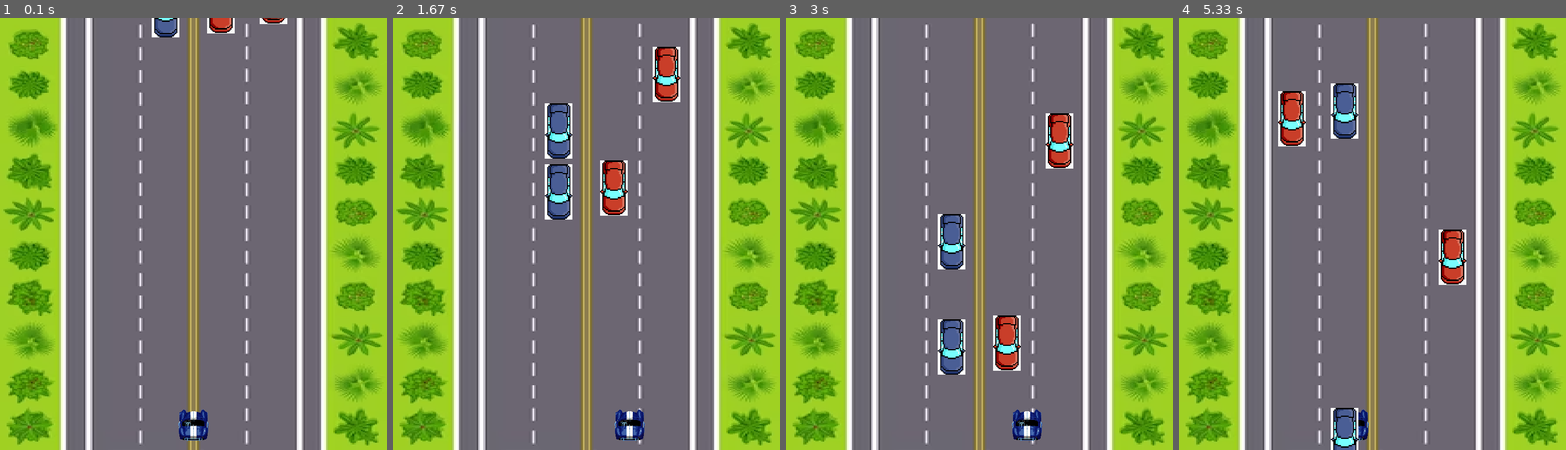
Above: before the commit, frames 1-4 (left to right).
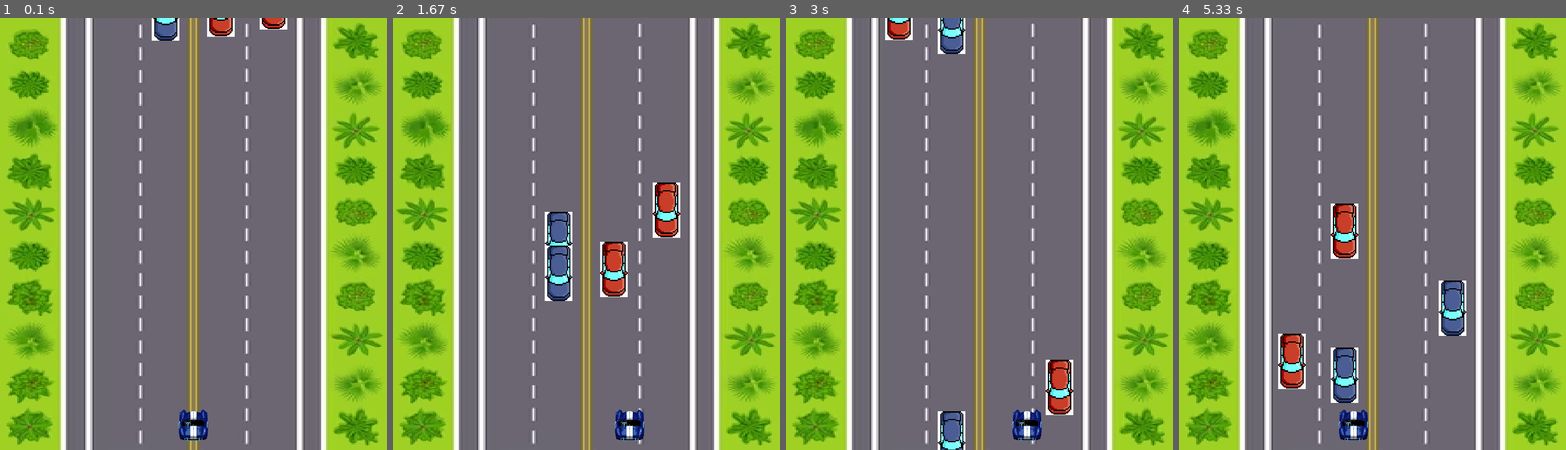
Above: after the commit, the same moments.

Repository: Bruno-Franzo/Pygame.carrinho
Game: pygame game, started from OJOGO.py
Two runs of this game, one before a commit and one after it. Both use one fixed random seed, a clock stepped at 60 frames per second and the inputs below.
Inputs:
- Up to frame 1 (0.1 s): no input
- Up to frame 2 (1.67 s): hold Right 0.33-0.8 s; hold Right 0.83-1.3 s; hold Left from 1.33 s (still down)
- Up to frame 3 (3 s): release Left at 1.87 s; hold Left 1.9-2.3 s; hold Right 2.33-2.97 s
- Up to frame 4 (5.33 s): hold Left 3-3.47 s; hold Right 3.5-3.97 s; hold Right 4-4.47 s; hold Left 4.5-5.03 s; hold Left from 5.07 s (still down)

The runs differ from the first frame. In frame 1, 0.5% of the frame differs, in the area x 39-75%, y 0-6%; in frame 2, 6.8%; in frame 3, 6.2%; in frame 4, 7.0%, in the area x 25-75%, y 15-100%.

Commit message:
alterando velocidade os carros inimigos

Diff:
--- a/OJOGO.py
+++ b/OJOGO.py
@@ -63,7 +63,7 @@
         self.rect.x = random.choice(pixel_das_vias)
         self.rect.y = random.randint(-100, -50)
         self.speedx = 0
-        self.speedy = random.randint(2, 9)
+        self.speedy = random.randint(8, 10)
 
     def update(self):
         #atulizando inimigo
@@ -73,7 +73,7 @@
         if self.rect.top > HEIGHT:
             self.rect.x = random.choice(pixel_das_vias)
             self.rect.y = random.randint(-100, -50)
-            self.speedy = random.randint(2, 9)
+            self.speedy = random.randint(8, 10)
 
 
 
